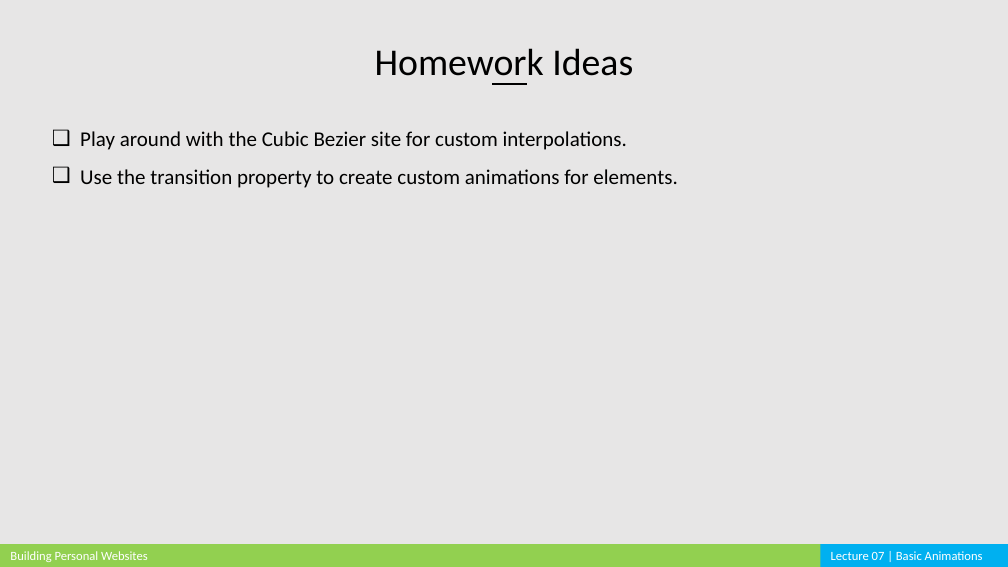
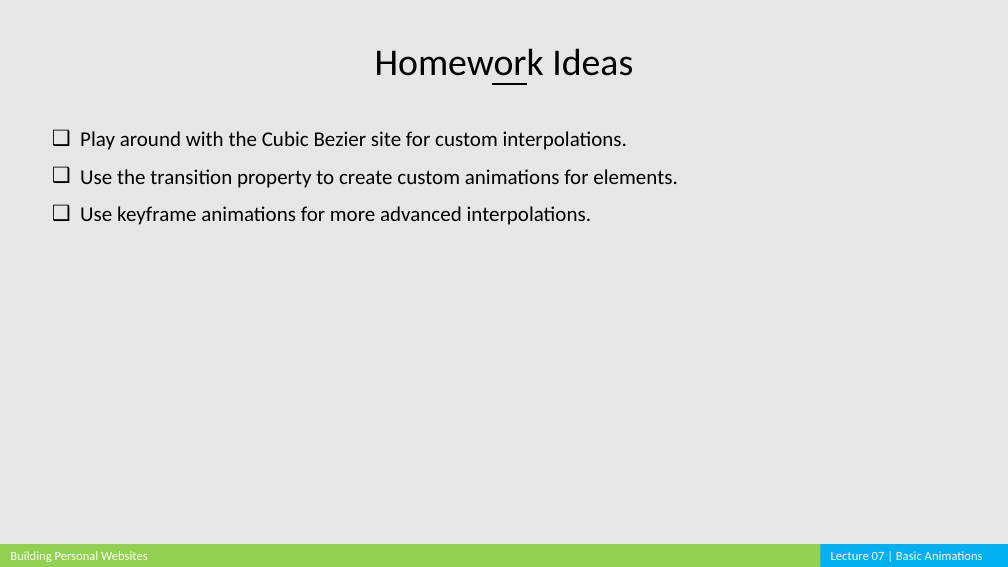
Before and after one commit to cardadfar/stuco_webdev_website, a slide deck: slide 24 of assets/lectures/BPW_Lecture_07.pptx (slide 17 before the commit). Drawn at 1008x567 pixels with LibreOffice and Linux fonts; fonts in the diff are those of the drawing. Boxes give left, top, right and bottom in pixels: in the first picture for what was removed or moved away, otherwise in the second. Text is boxed around its words. In the diff, an @@ line names an element or a change of style, - is before the commit and + after.

```diff
--- a/assets/lectures/BPW_Lecture_07.pptx
+++ b/assets/lectures/BPW_Lecture_07.pptx
@@ text at (80,206,592,225): paragraph added @@
+❑ Use keyframe animations for more advanced interpolations.
```
Also in this commit, not shown: 2 other slides changed, 7 slides added, 6 other files.
